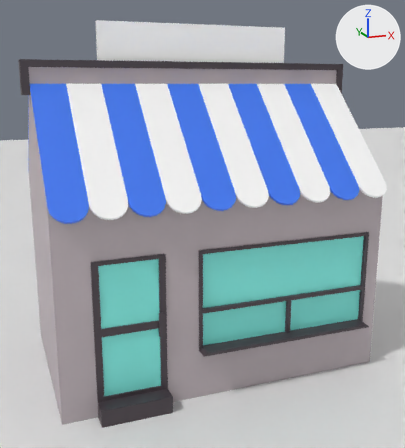
Renders of the Blender file Haus.blend from each side of a commit.
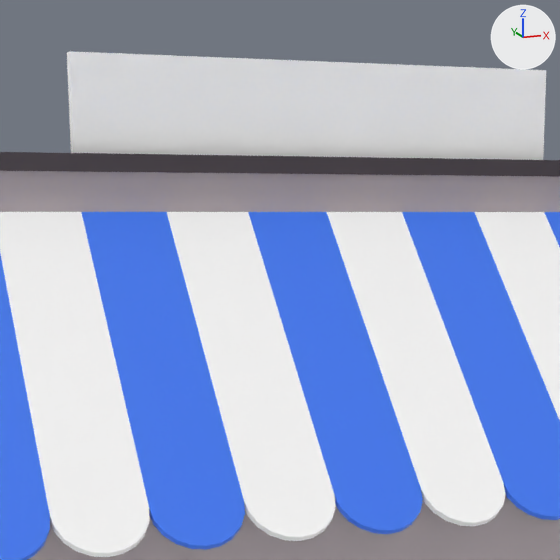
Each version is shown whole from a camera (50 mm lens) standing at (-6.22, -16.89, 8.91) and looking at (0.09, -0.31, 4.51), then close up on the part from 17% to 72% of the width and 0% to 49% of the height. Every picture has the same lights, and +X, +Y and +Z are marked at upper right.
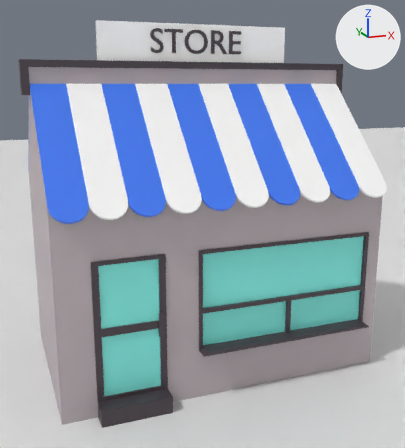
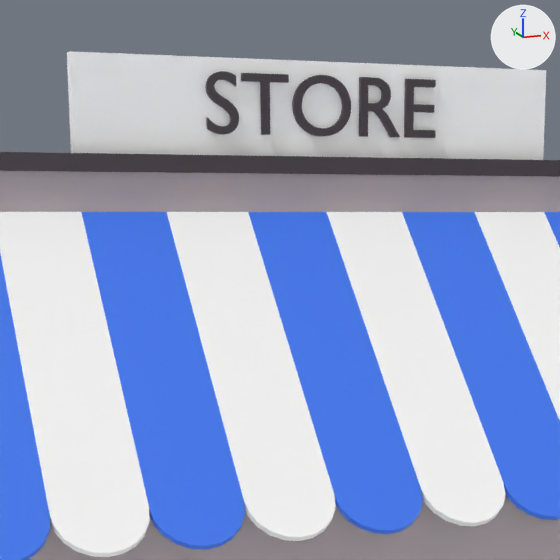
Commit message: änderung Haus.blend

Boxes (x1, y1, x2, y2) around the edits, measured in the close-ups (560 x 560 px):
```json
{"object": "Text", "change": "added", "after": [205, 71, 436, 138]}
```

Scene script edits in JSON lines:
```json
{"op": "add", "block": "txt_text", "code": ["txt_text = bpy.data.curves.new('Text', 'FONT')", "txt_text.body = 'STORE'", "txt_text.materials.append(mat_material_003)  # dark grey #463c43", "txt_text.extrude = 0.06", "txt_text.align_x = 'CENTER'", "txt_text.align_y = 'CENTER'"]}
{"op": "add", "block": "ob_text", "code": ["ob_text = bpy.data.objects.new('Text', txt_text)", "ob_text.location = (-0.01, -0.06, 10.13)", "ob_text.rotation_euler = (1.571, 0.0, 0.0)  # degrees (90, 0, 0)"]}
```
